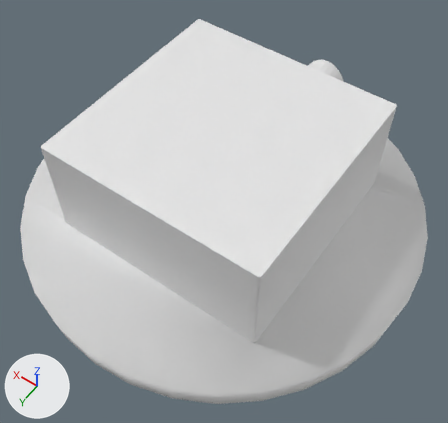
Two versions of the Blender file GamersGaming/Assets/Models/hub.blend, one commit apart.
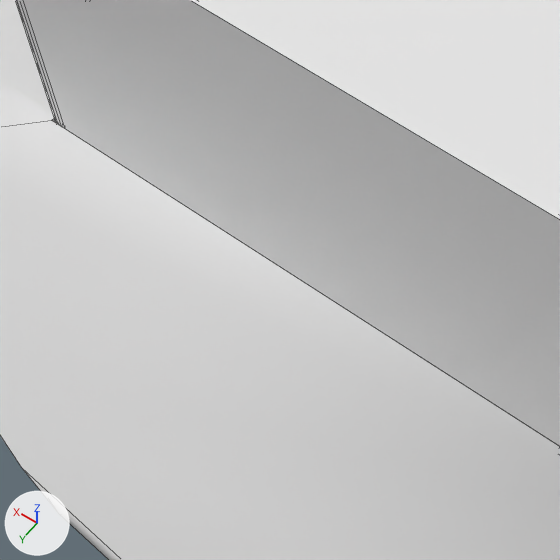
Each version appears first whole from a 50 mm camera at (-47.9, 67.1, 101.8) aimed at (0.6, -0.8, -4.9), and next in a close-up on the part from 11% to 48% of the width and 44% to 83% of the height. The axes (+X, +Y, +Z) are drawn at lower left. The lights are the same throughout. The close-ups show mesh edges as thin lines.

The scene before the commit, as lines of its bpy script (objects in view):
```python
me_cube_001 = bpy.data.meshes.new('Cube.001')
me_cube_001.from_pydata(...)  # 218 vertices, 175 faces; spans x -23.5..23.7, y -23.5..23.5, z 0.0..21.9
me_cube_001.materials.append(mat_color)  # white #e7e7e7
# before: 0 (-23.2, 23.2, 0.2), 1 (-23.2, -23.2, 0.2), 3 (-23.2, 23.2, 21.8), 4 (23.2, 23.2, 0.2), 5 (23.2, 23.2, 21.8)
# before: 6 (23.2, -23.2, 0.2), 170 (22.3, 23.5, 0.0) at pixel (65, 128), 178 (22.3, 23.5, 21.9), 202 (-22.4, 23.5, 0.0), 211 (-22.4, 23.5, 21.9)
me_sphere = bpy.data.meshes.new('Sphere')
me_sphere.from_pydata(...)  # 278 vertices, 271 faces; spans x -1.26..1.26, y -1.26..1.26, z -1.0..0.0
# faces by material slot: [47, 224]
me_sphere.materials.append(mat_top)  # white #e7e7e7
me_sphere.materials.append(mat_bottem)  # white #e7e7e7
ob_building = bpy.data.objects.new('Building', me_cube_001)
ob_building.location = (0.0, 0.0, 0.0)
ob_ground = bpy.data.objects.new('Ground', me_sphere)
ob_ground.location = (0.0, 0.0, 0.0)
ob_ground.scale = (33.4, 33.4, 33.4)
```
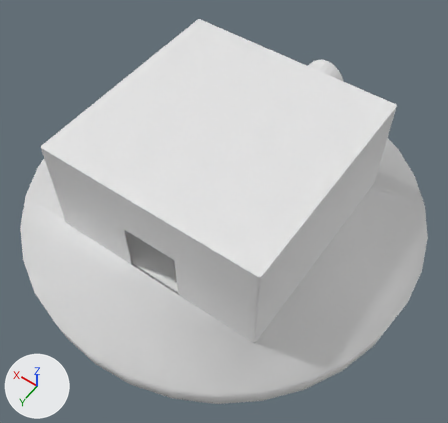
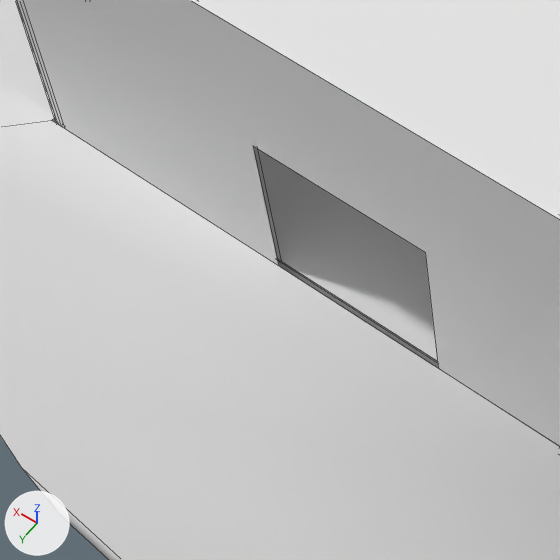
The edits, one by one:
me_cube_001 has 218 vertices, 175 faces and spans x -23.5..23.7, y -23.5..23.5, z 0.0..21.9.
me_cube_001 is used by ob_building; location (0.0, 0.0, 0.0).
Verts and faces of me_cube_001; kept vertices keep their numbers, new ones are numbered from 218.
Part 1, on me_cube_001:
Faces deleted: (0, 1, 6, 4), (0, 4, 5, 3), (170, 202, 211, 178).
New vertex 218 is at (-6.2, 23.2, 11.6).
New vertex 219 is at (-6.2, 23.5, 11.6), pixel (425, 252).
New vertex 220 is at (-6.2, 23.2, 0.2).
New vertices 221, 222, 223 stand at vertices 218, 219, 220, in that order, plus (11.6, 0.0, 0.0).
New vertices 224, 225, 226 stand at vertices 220, 221, 223, in that order, plus (0.0, 0.0, 0.0).
New vertex 227 is at (5.4, 23.5, 11.1), pixel (254, 151).
New vertex 228 is at (5.4, 23.5, 0.0), pixel (278, 265).
New vertex 229 is at (-6.2, 23.5, 0.0), pixel (438, 368).
New faces: (0, 1, 6, 4, 226, 223, 220, 224), (0, 224, 218, 221, 225, 226, 4, 5, 3), (170, 228, 227, 222, 219, 229, 202, 211, 178).

Where the change shows, as pixel boxes [x1, y1, x2, y2] in the close-ups (560 x 560 px; the box of a moved part takes in the faces that stretch with it):
part 1 of me_cube_001, moved or reshaped
    both: [250, 142, 451, 376]
